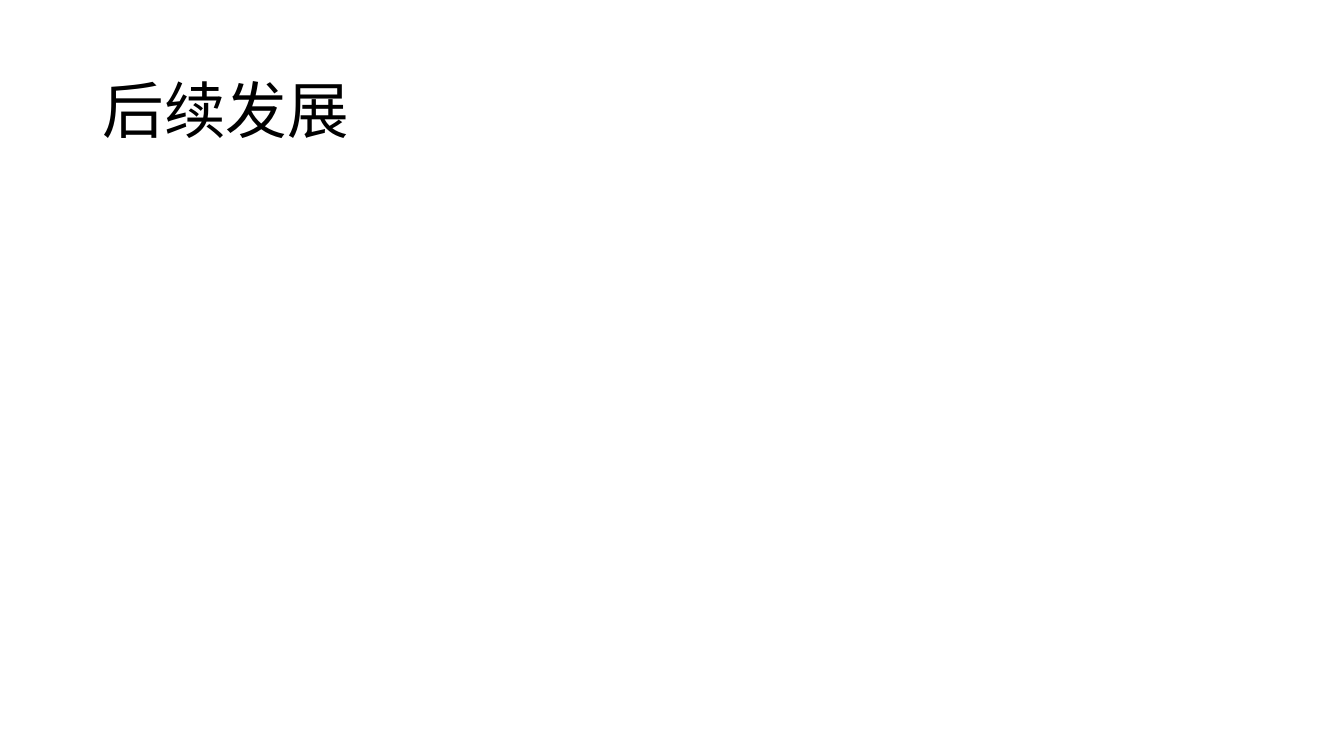
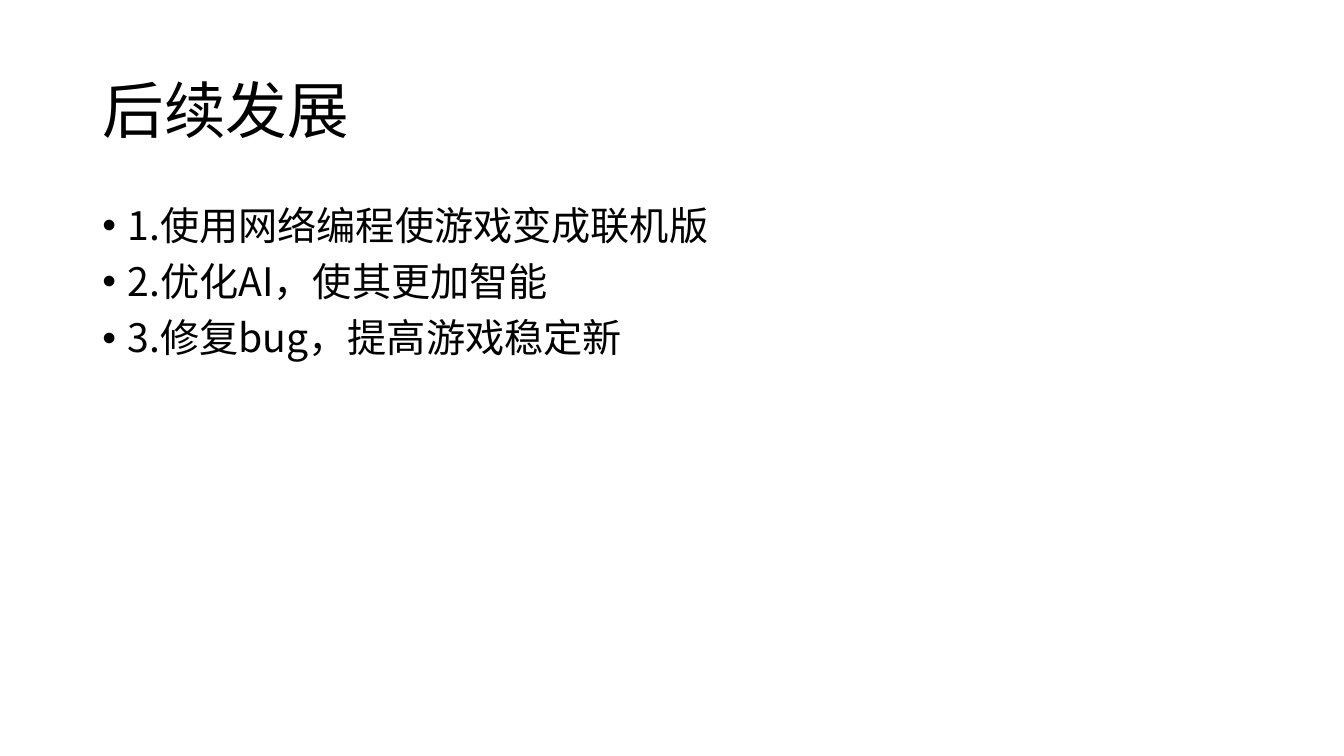
Before and after one commit to Rainy-Sky/javawork, a slide deck: slide 13 of ppt/Java-paprtio.pptx. Drawn at 1344x756 pixels with LibreOffice and Linux fonts; fonts in the diff are those of the drawing. Boxes give left, top, right and bottom in pixels: in the first picture for what was removed or moved away, otherwise in the second. Text is boxed around its words. In the diff, an @@ line names an element or a change of style, - is before the commit and + after.

```diff
--- a/ppt/Java-paprtio.pptx
+++ b/ppt/Java-paprtio.pptx
@@ text added at (x1=128, y1=206, x2=709, y2=362), 28 pt, text #000000 @@
+• 1.使用网络编程使游戏变成联机版
+• 2.优化AI，使其更加智能
+• 3.修复bug，提高游戏稳定新
```
Also in this commit, not shown: 1 other slide changed, 1 slide added, 1 slide removed, 3 other files.
